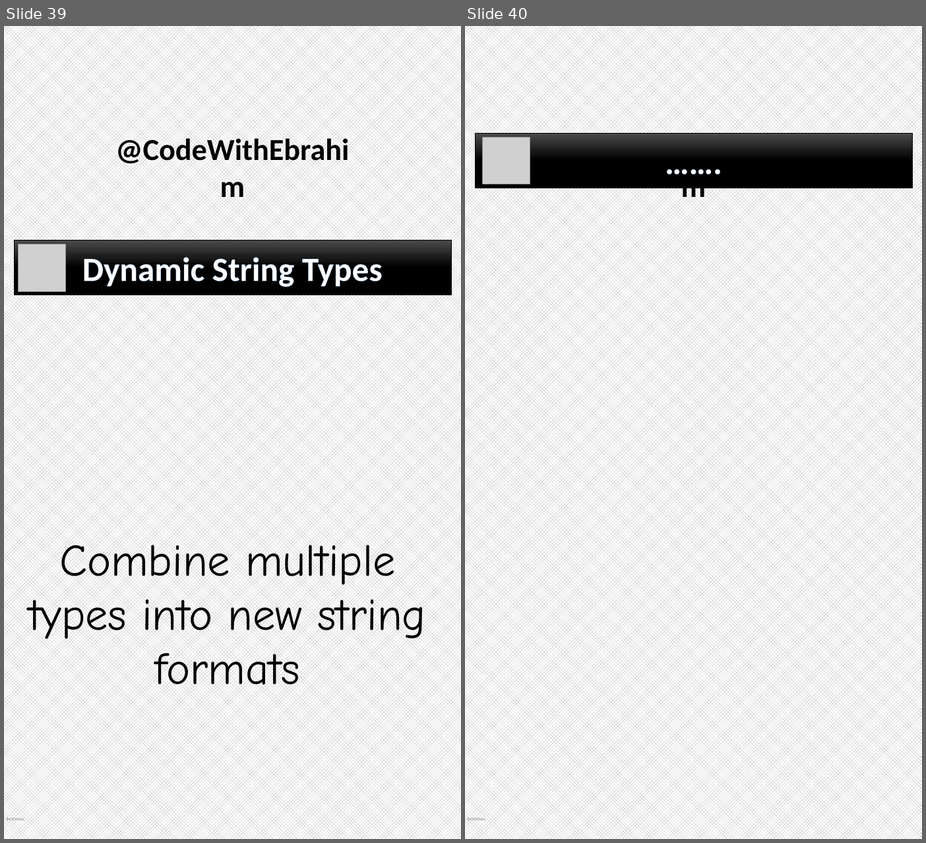
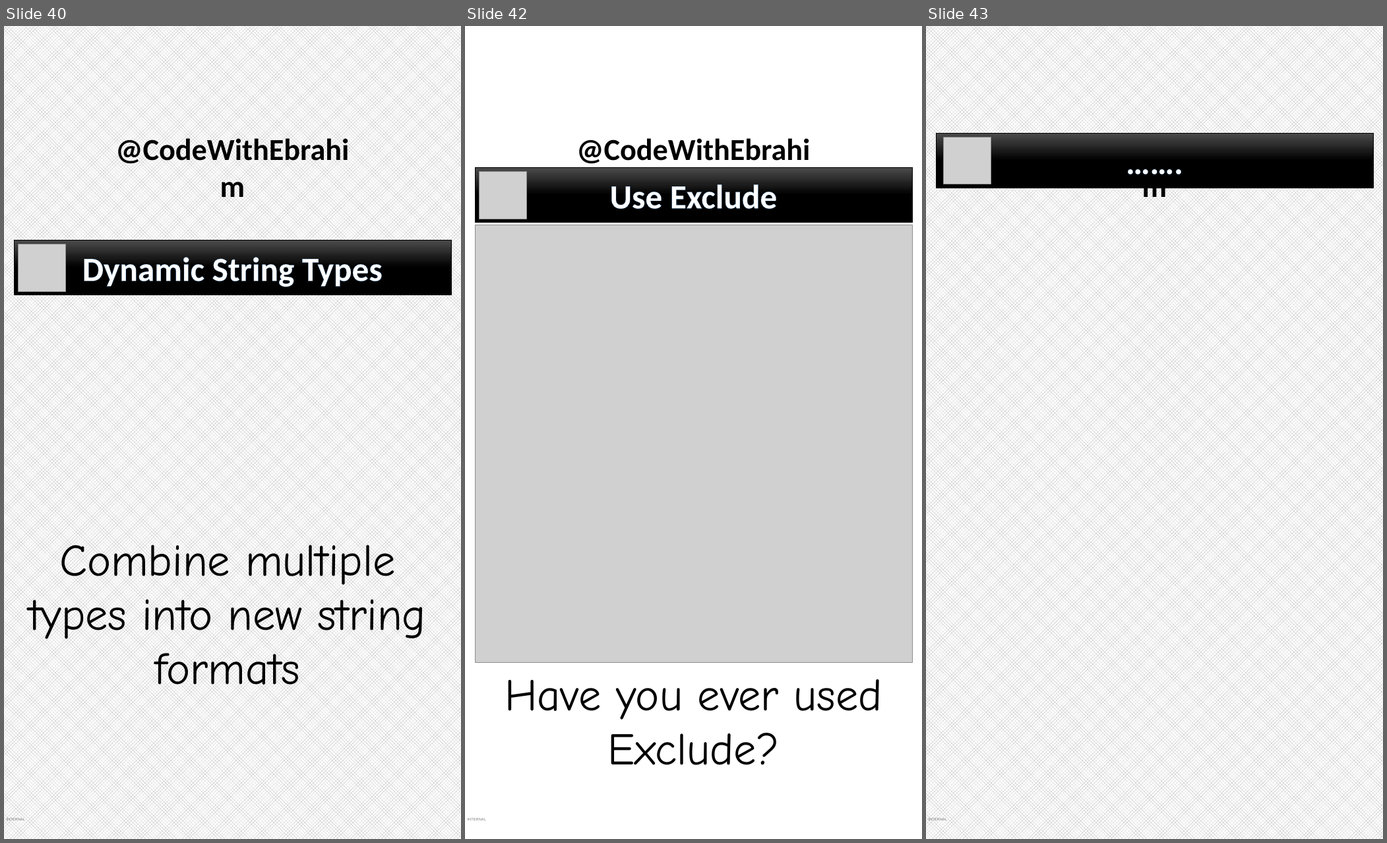
Before and after one commit to ebrahimsalehi1/python_codes, a slide deck: assets/images.pptx. Shown side by side, each under a label of ours: slides 39 and 40 before the commit, slides 40, 42 and 43 after it; the slides between them are not shown. The pictures are 926x843 and 1387x843 pixels, drawn with LibreOffice and Linux fonts; fonts in the diff are those of the drawing; grey boxes stand for pictures; background and template pictures are left out. Boxes give left, top, right and bottom in pixels: in the first picture for what was removed or moved away, otherwise in the second. Text is boxed around its words. In the diff, an @@ line names an element or a change of style, - is before the commit and + after.

Commit message:
feat: added is statement and exclude type

```diff
--- a/assets/images.pptx
+++ b/assets/images.pptx
@@ slide 42 added at [465,26,922,839], background picture (left out); not listed: 2 template elements that a slide beside it also shows @@
@@ rectangle added at [475,167,912,223], fill gradient #4B4B4B to #000000, outline #000000 0.5 pt, 60 pt, text #FFFFFF, bold @@
+Use Exclude
@@ picture added at [480,172,526,219] @@
@@ picture added at [475,225,912,663] @@
@@ text added at [505,679,883,765], 80 pt, text #000000 @@
+Have you ever used Exclude?
@@ what was slide 39 is now slide 40 @@
@@ what was slide 40 is now slide 43 @@
```
Also in this commit, not shown: 2 other slides added, 8 other files.
